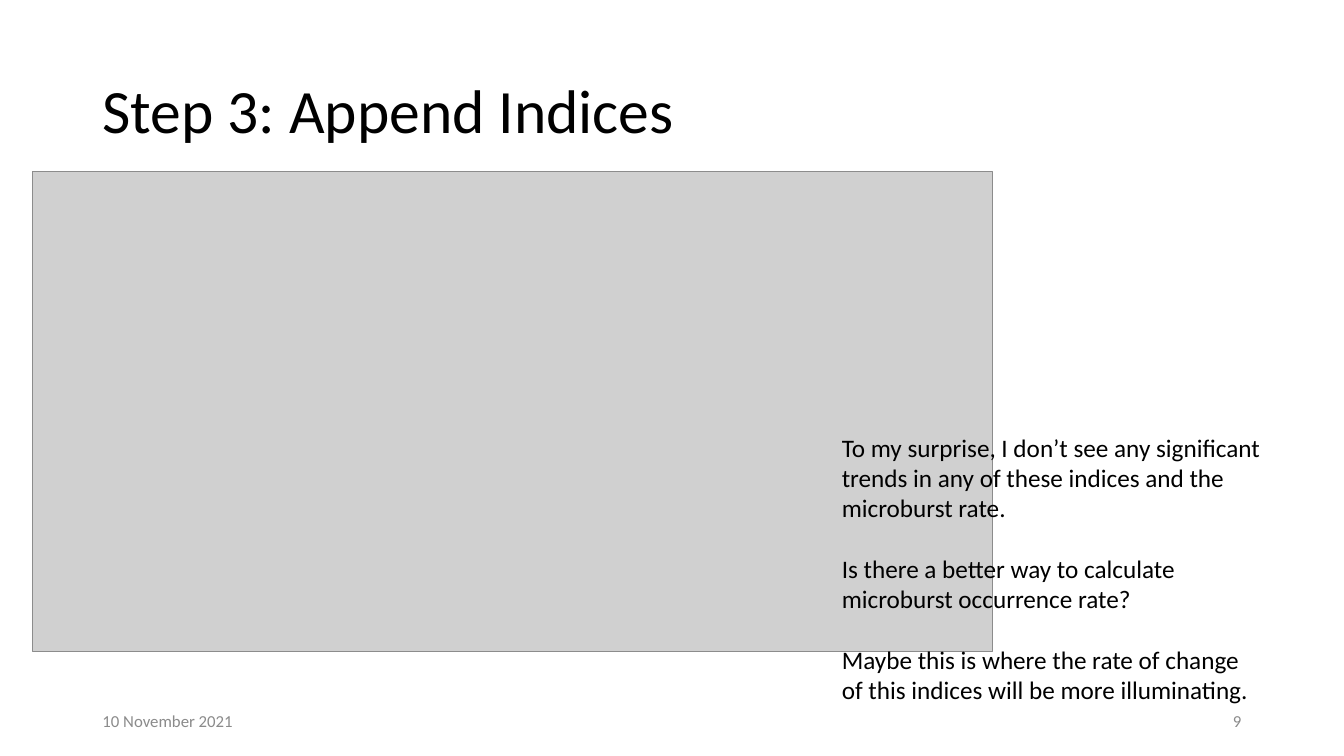
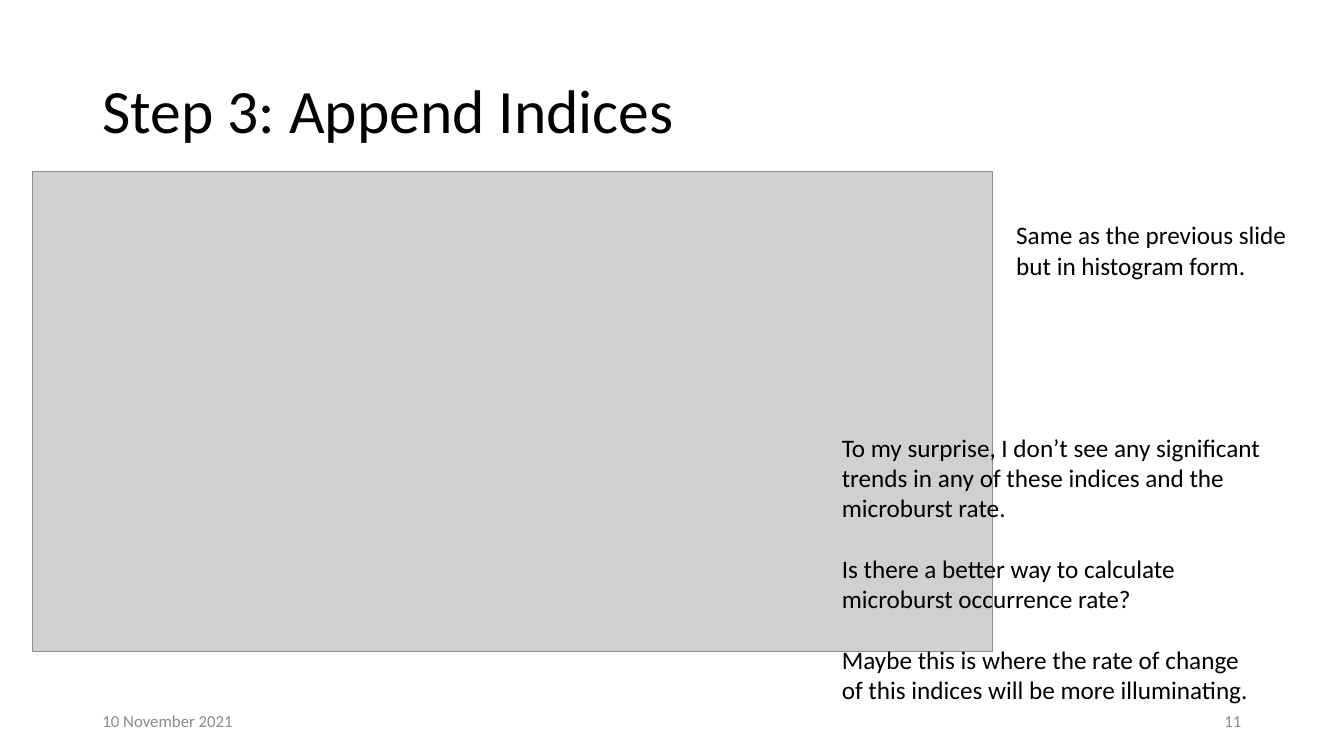
Before and after one commit to mshumko/sampex_microburst_indices, a slide deck: slide 11 of presentations/20211110_microbursts_vs_indices.pptx (slide 9 before the commit). Drawn at 1344x756 pixels with LibreOffice and Linux fonts; fonts in the diff are those of the drawing; grey boxes stand for pictures. Boxes give left, top, right and bottom in pixels: in the first picture for what was removed or moved away, otherwise in the second. Text is boxed around its words. In the diff, an @@ line names an element or a change of style, - is before the commit and + after.

```diff
--- a/presentations/20211110_microbursts_vs_indices.pptx
+++ b/presentations/20211110_microbursts_vs_indices.pptx
@@ text added at (1016, 226, 1286, 280), 18 pt, text #000000 @@
+Same as the previous slide but in histogram form.
@@ page number at (1224, 716, 1241, 727): text changed @@
-9
+11
```
Also in this commit, not shown: 2 other slides changed, 2 slides added, 1 other file.
